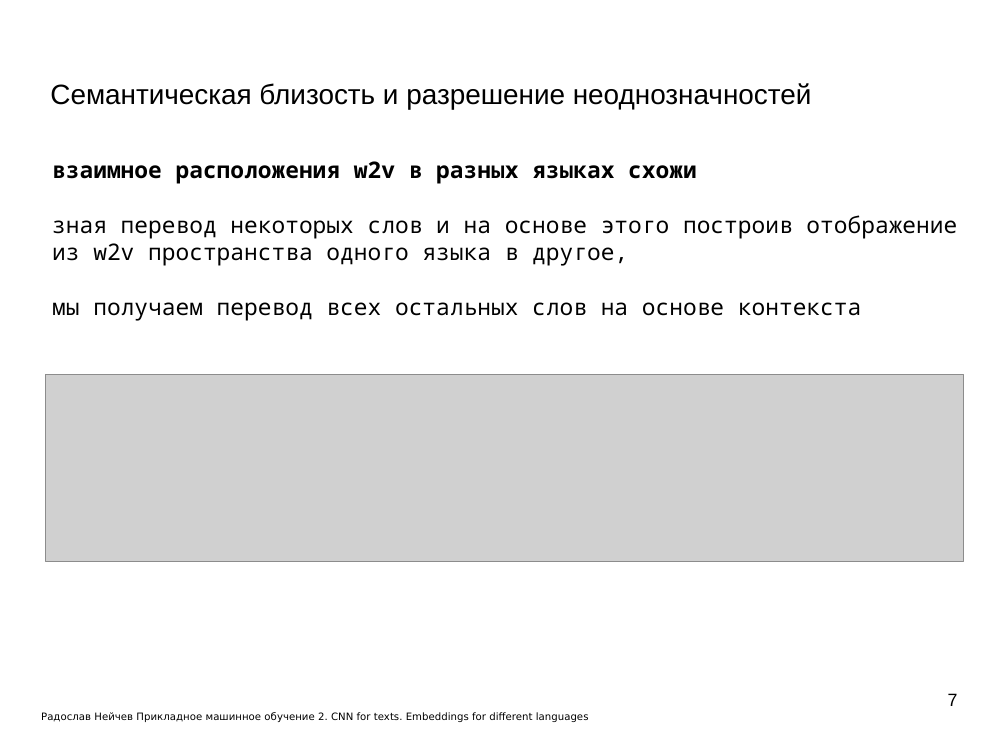
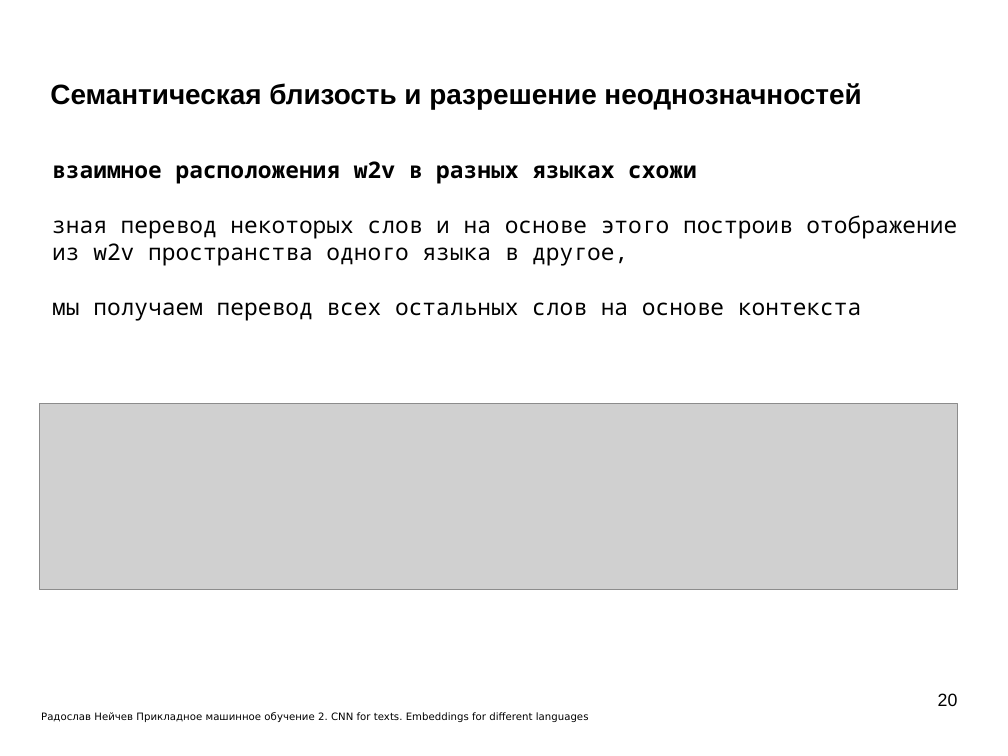
Before and after one commit to mechanoid5/ml_nlp_2022, a slide deck: slide 20 of 11-semantic.odp (slide 7 before the commit). Drawn at 1008x756 pixels with LibreOffice and Linux fonts; fonts in the diff are those of the drawing; grey boxes stand for pictures; background and template pictures are left out. Boxes give left, top, right and bottom in pixels: in the first picture for what was removed or moved away, otherwise in the second. Text is boxed around its words. In the diff, an @@ line names an element or a change of style, - is before the commit and + after.

```diff
--- a/11-semantic.odp
+++ b/11-semantic.odp
@@ title "Семантическая близость и разрешение неоднозначностей" at [50,83,861,109]: bold on @@
@@ picture: place and size @@
-picture at [46,374,964,561]
+picture at [39,403,958,590]
@@ page number at [938,693,958,706]: text changed @@
-7
+20
```
Also in this commit, not shown: 8 other slides changed, 13 slides added, 2 other files.
